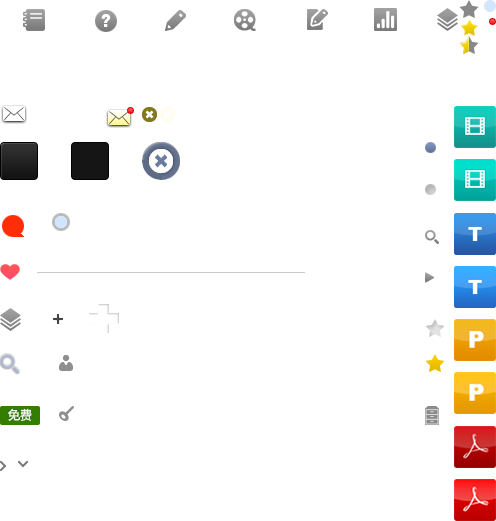
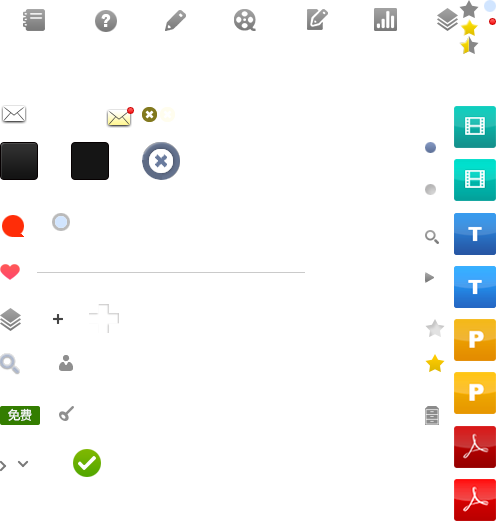
Revision of a layered w=496, h=521 image; what changed, layer by layer:
added group "勾勾" with 2 layers above "T 副本 2" over (73, 449, 101, 477)
added layer "OK 副本" in group "勾勾" over (78, 456, 96, 470)
added layer "图层 140 副本" in group "勾勾" over (73, 449, 101, 477)
